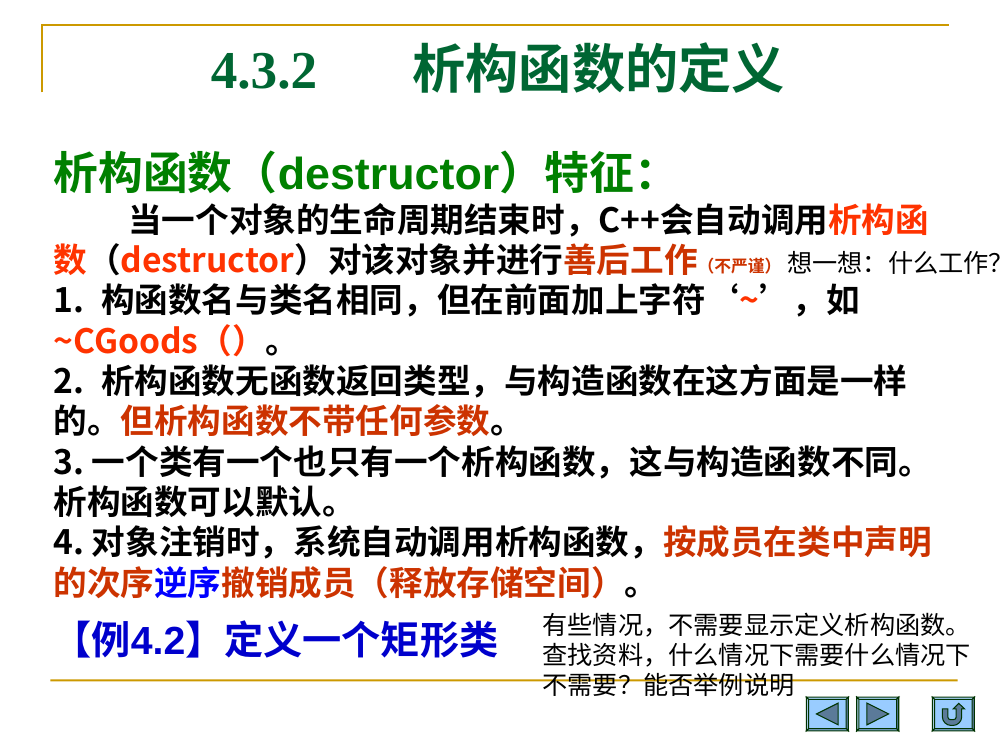
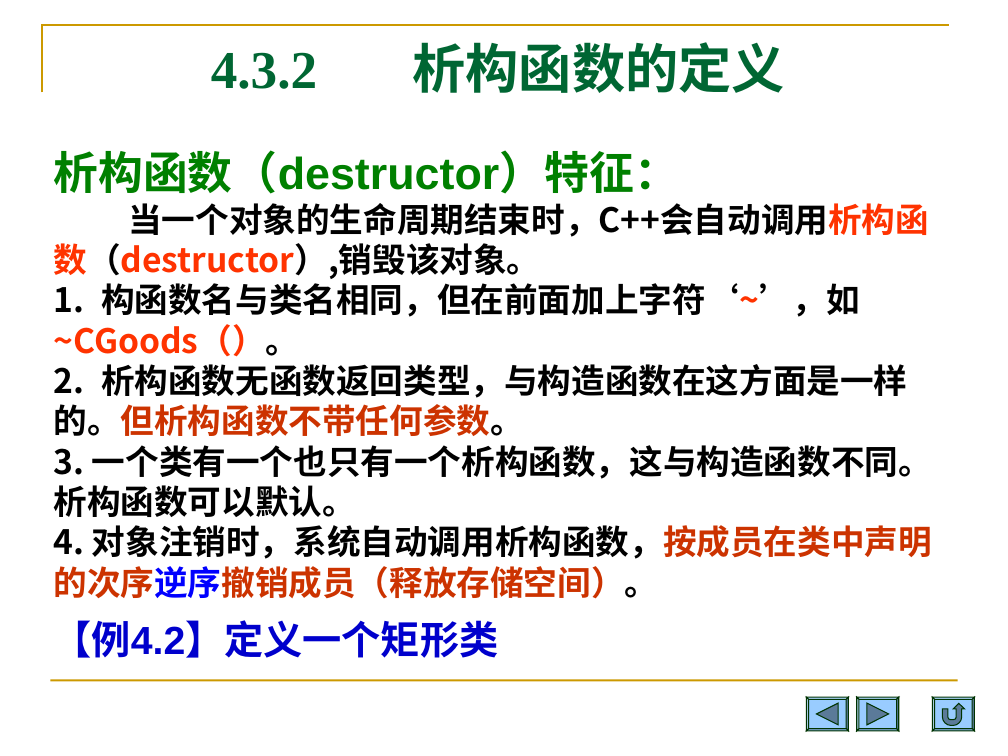
Before and after one commit to Changhe160/Changhe160.github.io, a slide deck: slide 23 of teachingRes/Cplusplus/unit04类与对象.ppt (slide 25 before the commit). Drawn at 1008x756 pixels with LibreOffice and Linux fonts; fonts in the diff are those of the drawing. Boxes give left, top, right and bottom in pixels: in the first picture for what was removed or moved away, otherwise in the second. Text is boxed around its words. In the diff, an @@ line names an element or a change of style, - is before the commit and + after.

```diff
--- a/teachingRes/Cplusplus/unit04类与对象.ppt
+++ b/teachingRes/Cplusplus/unit04类与对象.ppt
@@ text at (53,203,929,279): text changed @@
-当一个对象的生命周期结束时，C++会自动调用析构函数（destructor）对该对象并进行善后工作（不严谨）。
+当一个对象的生命周期结束时，C++会自动调用析构函数（destructor）,销毁该对象。
@@ text removed at (787,251,1008,274) @@
-想一想：什么工作？
@@ text removed at (543,612,971,696) @@
-有些情况，不需要显示定义析构函数。查找资料，什么情况下需要什么情况下不需要？能否举例说明
```
Also in this commit, not shown: 16 other slides changed, 2 slides removed.
